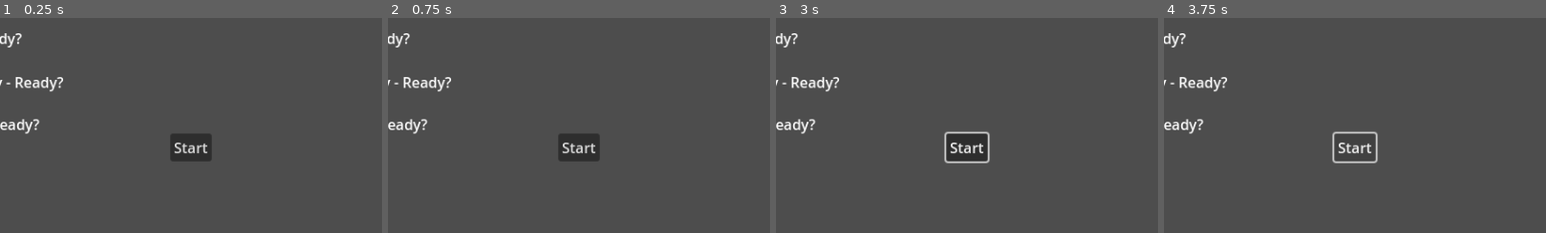
Above: before the commit, frames 1-4 (left to right).
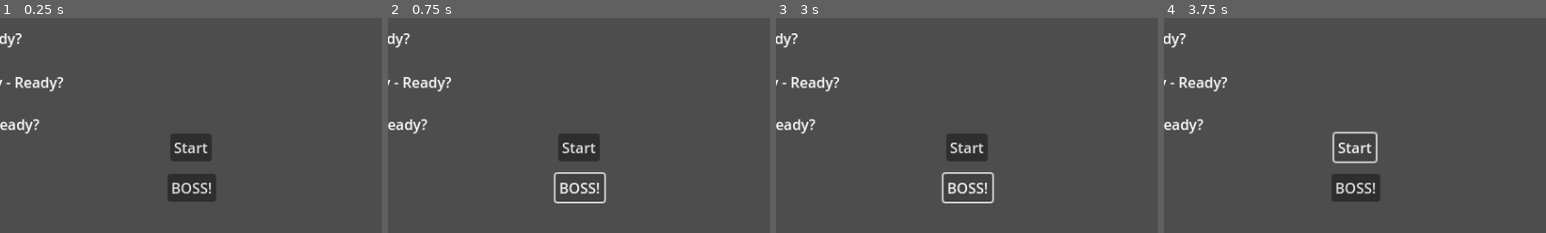
Above: after the commit, the same moments.

Repository: Topech/tick-souls
Game: Godot game, scene res://main_scene.tscn
The game is run twice, just before and just after one commit, with the same random seed, the same clock (stepped at 60 frames per second) and the same inputs.
Inputs (mouse positions are % of the whole screen's width and height, from its top left):
- Up to frame 1 (0.25 s): no input
- Up to frame 2 (0.75 s): click (50, 89) at 0.5 s, where only the run after the commit has a clickable "BOSS!"
- Up to frame 3 (3 s): click "Start" at 1.25 s; click "Start" at 2 s; click (50, 89) at 2.75 s, where only the run after the commit has a clickable "BOSS!"
- Up to frame 4 (3.75 s): click "Start" at 3.5 s
The pictures show only the part of the screen within x 25-75%, y 50-100%; the shares and areas given below are measured in that part.

The runs differ from the first frame. In frame 1, 1.5% of the frame differs, in the area x 44-57%, y 72-86%; in frame 2, 0.8%; in frame 3, 1.2%; in frame 4, 1.5%.

Commit message:
add boss round start

Diff:
--- /dev/null
+++ b/boss/boss.tscn
@@ -0,0 +1,24 @@
+[gd_scene load_steps=4 format=3 uid="uid://y4u7prqsp0xc"]
+
+[ext_resource type="Texture2D" uid="uid://cmxu2vbip0up3" path="res://assets/XavFace_spritesheet.png" id="1_b105h"]
+
+[sub_resource type="AtlasTexture" id="AtlasTexture_nnfxe"]
+atlas = ExtResource("1_b105h")
+
+[sub_resource type="CapsuleShape2D" id="CapsuleShape2D_yy71b"]
+radius = 67.0
+height = 150.0
+
+[node name="Boss" type="Node2D"]
+
+[node name="Sprite2D" type="Sprite2D" parent="."]
+texture_filter = 1
+position = Vector2(11.0001, 10)
+scale = Vector2(9.76, 9.76)
+texture = SubResource("AtlasTexture_nnfxe")
+vframes = 2
+
+[node name="StaticBody2D" type="StaticBody2D" parent="."]
+
+[node name="CollisionShape2D" type="CollisionShape2D" parent="StaticBody2D"]
+shape = SubResource("CapsuleShape2D_yy71b")
--- a/main_scene.gd
+++ b/main_scene.gd
@@ -3,6 +3,7 @@
 
 @onready var main_menu = $MainMenu
 var round: Node
+var boss_round: Node
 var round_leaderboard: Node
 
 
@@ -12,6 +13,17 @@
 	add_child(round)
 	remove_child(main_menu)
 	main_menu = null
+
+
+func _on_main_menu_start_boss() -> void:
+	boss_round = preload("res://root_scenes/boss_round/boss_round.tscn").instantiate()
+	add_child(boss_round)
+	if main_menu != null:
+		remove_child(main_menu)
+		main_menu = null
+	elif round_leaderboard != null:
+		remove_child(round_leaderboard)
+		round_leaderboard = null
 
 
 func _on_leaderboard_continue() -> void:
--- a/main_scene.tscn
+++ b/main_scene.tscn
@@ -8,4 +8,5 @@
 
 [node name="MainMenu" parent="." instance=ExtResource("2_gyfs4")]
 
+[connection signal="start_boss" from="MainMenu" to="." method="_on_main_menu_start_boss"]
 [connection signal="start_game" from="MainMenu" to="." method="_on_main_menu_start_game"]
--- /dev/null
+++ b/root_scenes/boss_round/boss_round.tscn
@@ -0,0 +1,28 @@
+[gd_scene load_steps=4 format=3 uid="uid://c2s3gnbn1u8ee"]
+
+[ext_resource type="PackedScene" uid="uid://y4u7prqsp0xc" path="res://boss/boss.tscn" id="1_2m0ip"]
+[ext_resource type="Script" uid="uid://7vw62jfhqglr" path="res://root_scenes/round/player_spawner.gd" id="2_tj4qp"]
+[ext_resource type="Script" uid="uid://pse7mut484yx" path="res://root_scenes/round/player_container.gd" id="3_x50sn"]
+
+[node name="BossRound" type="Node2D"]
+
+[node name="Boss" parent="." instance=ExtResource("1_2m0ip")]
+position = Vector2(403, 223)
+
+[node name="PlayerSpawner" type="Node" parent="."]
+script = ExtResource("2_tj4qp")
+
+[node name="PlayerContainer" type="Node" parent="PlayerSpawner"]
+script = ExtResource("3_x50sn")
+
+[node name="PlayerSpawn1" type="Marker2D" parent="PlayerSpawner"]
+position = Vector2(168, 97)
+
+[node name="PlayerSpawn2" type="Marker2D" parent="PlayerSpawner"]
+position = Vector2(606, 100)
+
+[node name="PlayerSpawn3" type="Marker2D" parent="PlayerSpawner"]
+position = Vector2(190, 358)
+
+[node name="PlayerSpawn4" type="Marker2D" parent="PlayerSpawner"]
+position = Vector2(617, 380)
--- a/root_scenes/main_menu/main_menu.gd
+++ b/root_scenes/main_menu/main_menu.gd
@@ -1,6 +1,7 @@
 extends Control
 
 signal start_game
+signal start_boss
 
 
 @onready var p1_label = $PlayerIndicator1/Label
@@ -19,3 +20,8 @@
 func _on_button_pressed() -> void:
 	if len(PlayerInputDevices.get_all_players()) > 0:
 		start_game.emit()
+
+
+func _on_boss_button_pressed() -> void:
+	if len(PlayerInputDevices.get_all_players()) > 0:
+		start_boss.emit()
--- a/root_scenes/main_menu/main_menu.tscn
+++ b/root_scenes/main_menu/main_menu.tscn
@@ -17,6 +17,14 @@
 
 [node name="ControllerDetector" type="Node" parent="."]
 script = ExtResource("2_u4xch")
+
+[node name="BossButton" type="Button" parent="."]
+layout_mode = 0
+offset_left = 398.0
+offset_top = 414.0
+offset_right = 452.0
+offset_bottom = 445.0
+text = "BOSS!"
 
 [node name="Button" type="Button" parent="."]
 layout_mode = 1
@@ -129,4 +137,5 @@
 texture = ExtResource("4_4fyue")
 script = ExtResource("5_i216j")
 
+[connection signal="pressed" from="BossButton" to="." method="_on_boss_button_pressed"]
 [connection signal="pressed" from="Button" to="." method="_on_button_pressed"]
